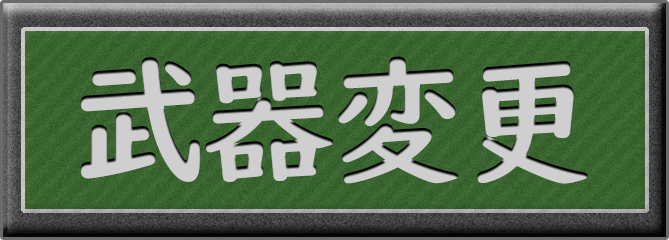
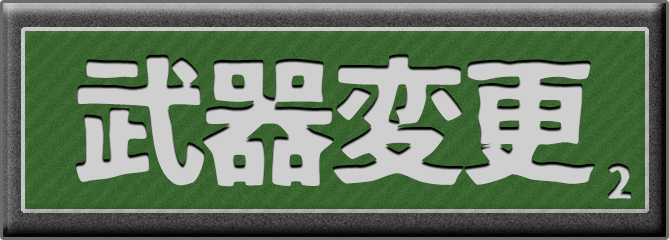
Comparing the layer stacks of the two w=669, h=240 images. Changes:
painted on "레이어 1" over [75,54,632,199]
